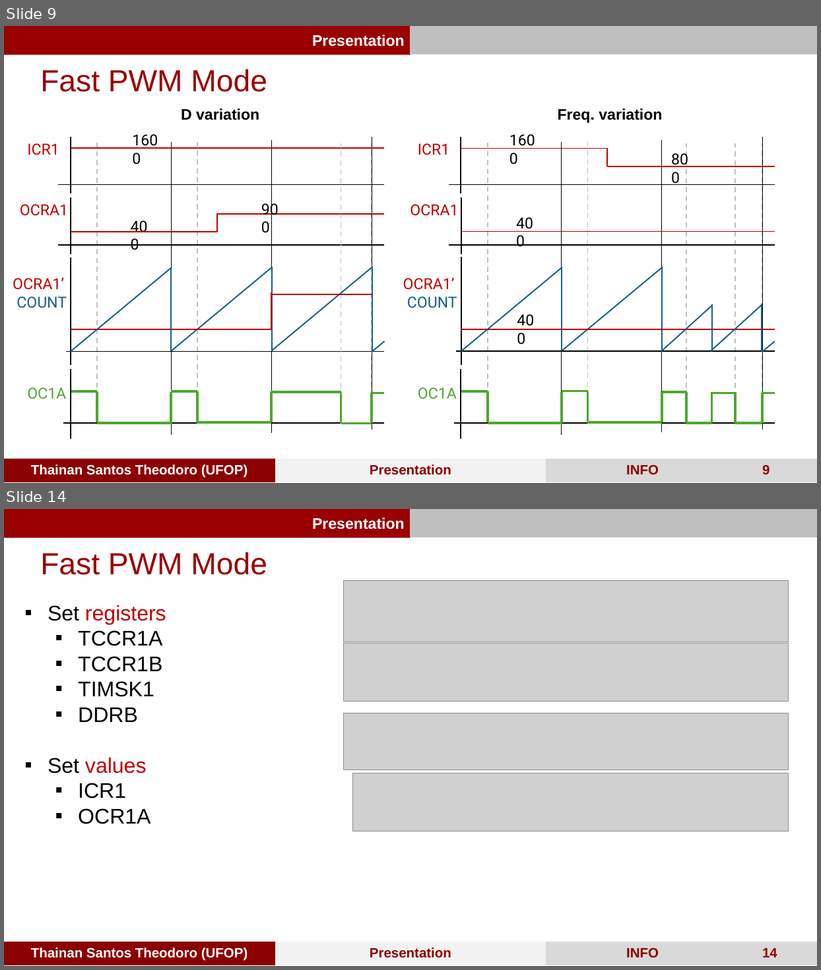
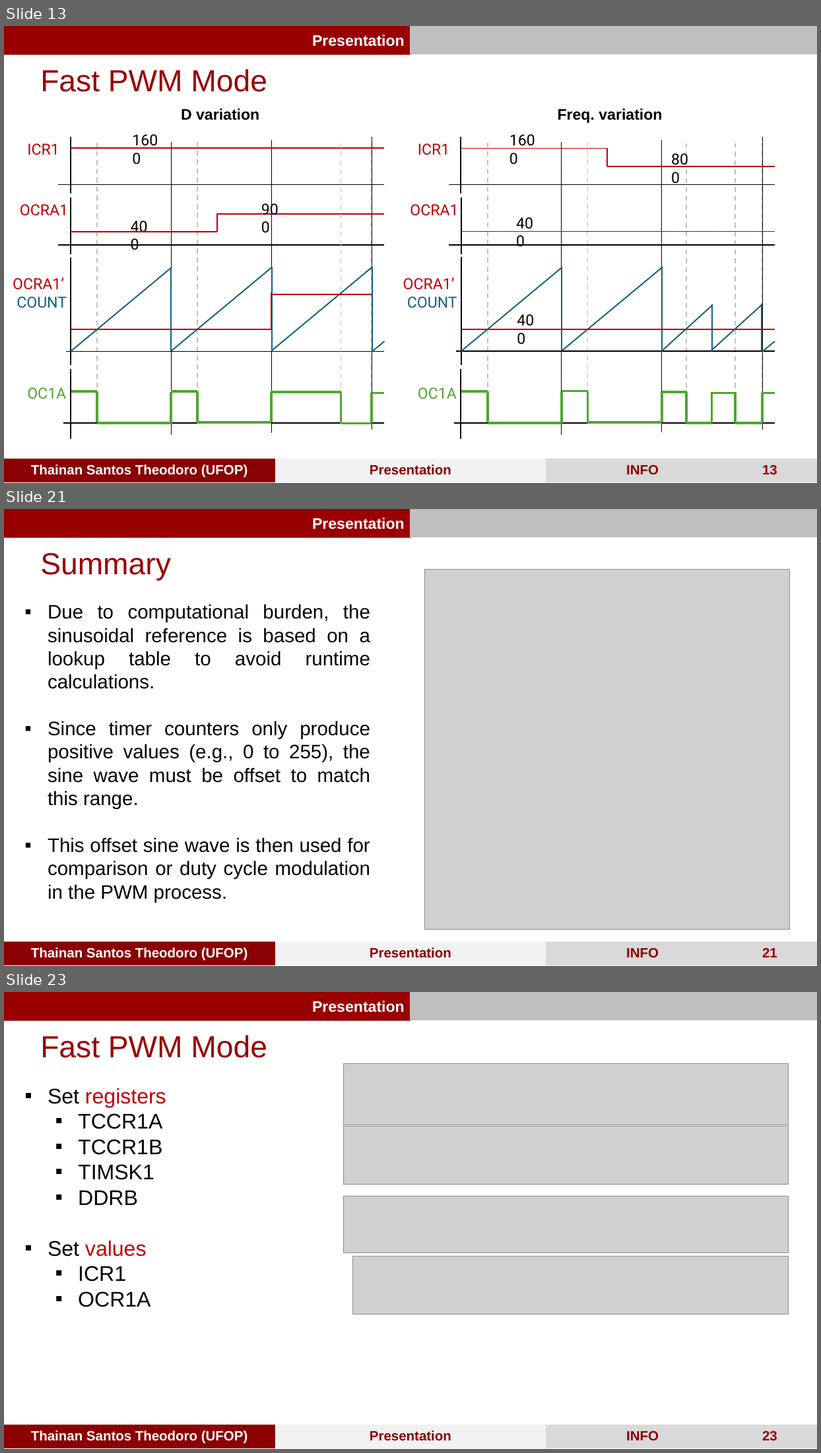
Before and after one commit to ThainanST/sPWM_arduino, a slide deck: Arduino PWM.pptx. Shown one above the other, each under a label of ours: slides 9 and 14 before the commit, slides 13, 21 and 23 after it; the slides between them are not shown. The pictures are 821x970 and 821x1453 pixels, drawn with LibreOffice and Linux fonts; fonts in the diff are those of the drawing; grey boxes stand for pictures. Boxes give left, top, right and bottom in pixels: in the first picture for what was removed or moved away, otherwise in the second. Text is boxed around its words. In the diff, an @@ line names an element or a change of style, - is before the commit and + after.

```diff
--- a/Arduino PWM.pptx
+++ b/Arduino PWM.pptx
@@ slide 21 added at <box>4,509,817,966</box>, background #FFFFFF; not listed: 5 template elements that a slide beside it also shows @@
@@ text added at <box>40,553,171,581</box>, 36 pt, text #990000 @@
+  Summary
@@ picture added at <box>425,569,789,930</box> @@
@@ text added at <box>48,604,370,903</box>, 23 pt, text #000000 @@
+▪ Due to computational burden, the sinusoidal reference is based on a lookup table to avoid runtime calculations.
+▪ Since timer counters only produce positive values (e.g., 0 to 255), the sine wave must be offset to match this range.
+▪ This offset sine wave is then used for comparison or duty cycle modulation in the PWM process.
@@ what was slide 9 is now slide 13 @@
@@ page number at <box>762,465,778,475</box>: text changed @@
-9
+13
@@ what was slide 14 is now slide 23 @@
@@ page number at <box>762,1431,778,1441</box>: text changed @@
-14
+23
```
Also in this commit, not shown: 15 slides changed, 25 other slides added, 3 slides removed, 50 other files.
